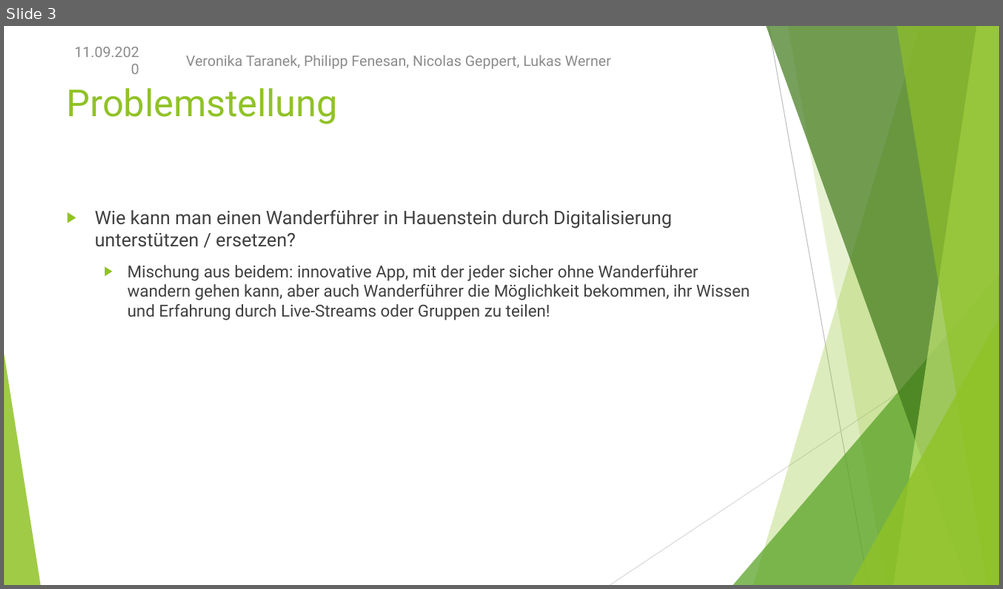
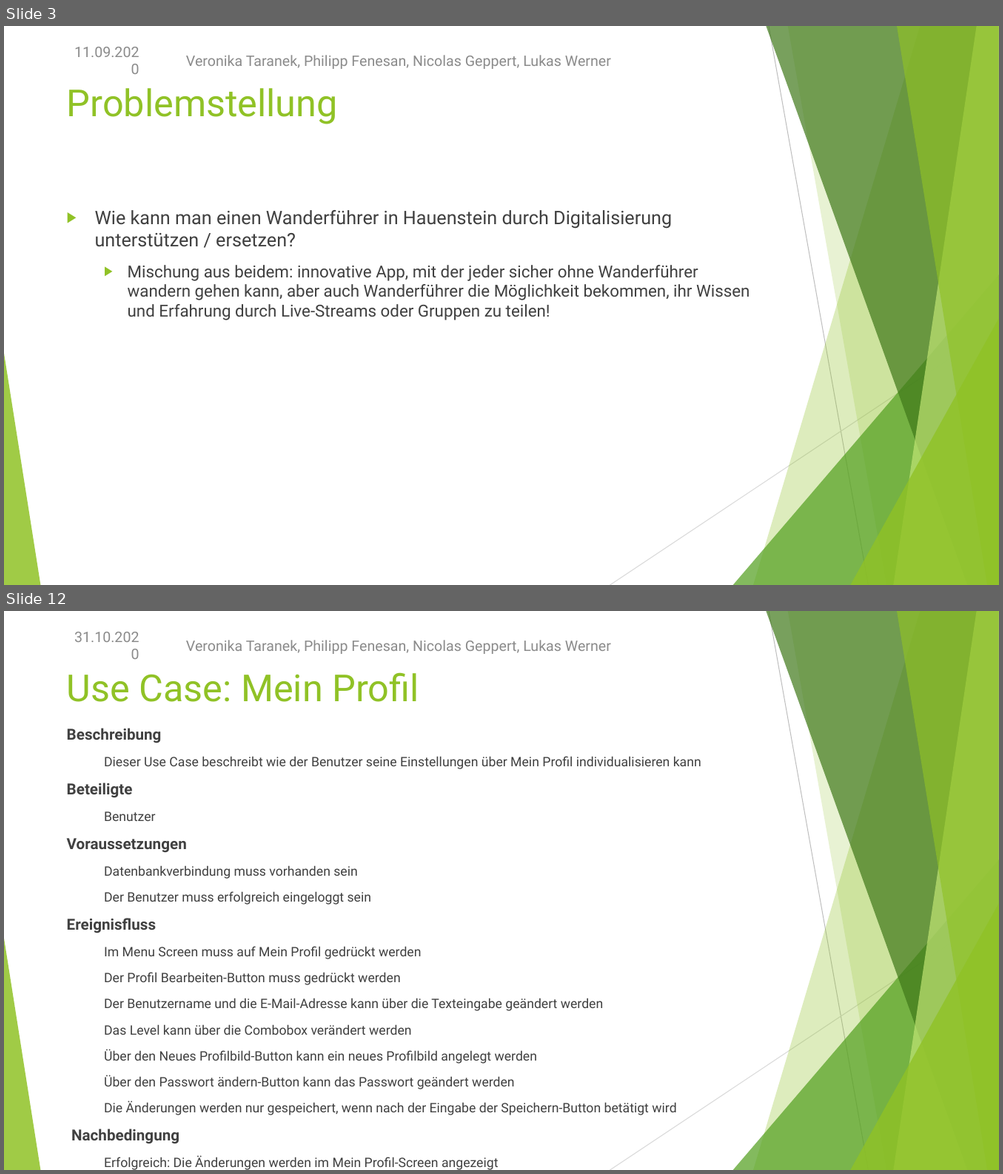
Before and after one commit to NicoGep/Programming_Project, a slide deck: presentation/wanderoo – Gruppe 3.pptx. Shown one above the other, each under a label of ours: slide 3 before the commit, slides 3 and 12 after it; the slides between them are not shown. The pictures are 1003x589 and 1003x1174 pixels, drawn with LibreOffice and Linux fonts; fonts in the diff are those of the drawing. Boxes give left, top, right and bottom in pixels: in the first picture for what was removed or moved away, otherwise in the second. Text is boxed around its words. In the diff, an @@ line names an element or a change of style, - is before the commit and + after.

Commit message:
Presentation Use Case Update

```diff
--- a/presentation/wanderoo – Gruppe 3.pptx
+++ b/presentation/wanderoo – Gruppe 3.pptx
@@ slide 12 added at [4, 611, 999, 1170], background #FFFFFF; not listed: 10 template elements that a slide beside it also shows @@
@@ text added at [74, 632, 139, 642], 14 pt, text #8C8C8C @@
+31.10.2020
@@ text added at [186, 640, 611, 654], 14 pt, text #8C8C8C @@
+Veronika Taranek, Philipp Fenesan, Nicolas Geppert, Lukas Werner
@@ title added at [67, 672, 418, 702], 36 pt, text #90C226 @@
+Use Case: Mein Profil
@@ text added at [67, 728, 701, 1170], 12.6 pt, text #404040 @@
+Beschreibung
+  Dieser Use Case beschreibt wie der Benutzer seine Einstellungen über Mein Profil individualisieren kann
+Beteiligte
+  Benutzer
+Voraussetzungen
+  Datenbankverbindung muss vorhanden sein
+  Der Benutzer muss erfolgreich eingeloggt sein
+Ereignisfluss
+  Im Menu Screen muss auf Mein Profil gedrückt werden
+  Der Profil Bearbeiten-Button muss gedrückt werden
+  Der Benutzername und die E-Mail-Adresse kann über die Texteingabe geändert werden
+  Das Level kann über die Combobox verändert werden
+  Über den Neues Profilbild-Button kann ein neues Profilbild angelegt werden
+  Über den Passwort ändern-Button kann das Passwort geändert werden
+  Die Änderungen werden nur gespeichert, wenn nach der Eingabe der Speichern-Button betätigt wird
+Nachbedingung
+  Erfolgreich: Die Änderungen werden im Mein Profil-Screen angezeigt
+  Fehler: Die Änderungen konnten nicht übernommen werden und es werden veraltete Daten im Mein Profil-Screen angezeigt
```
Also in this commit, not shown: 11 slides changed, 1 other slide added, 43 other files.
